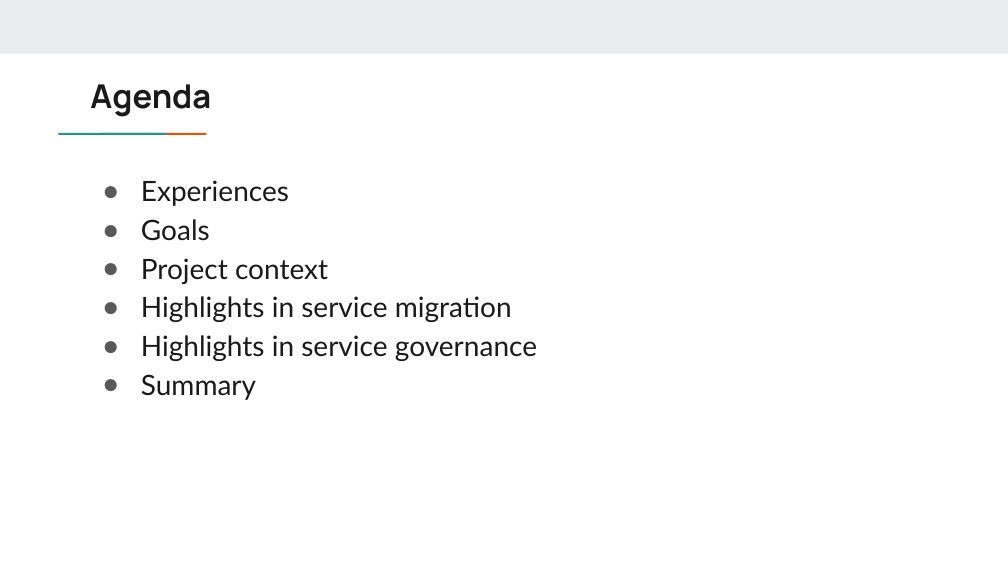
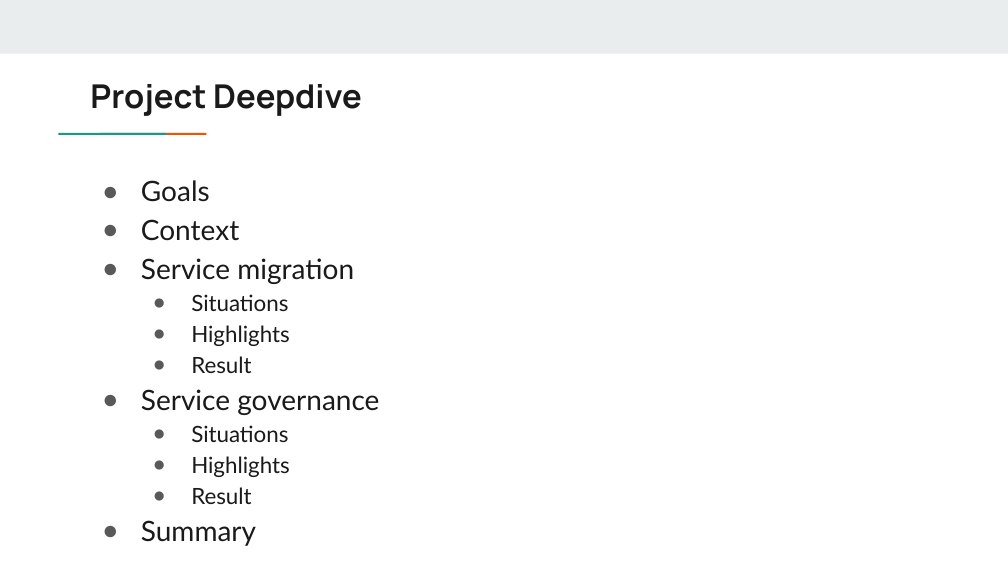
Before and after one commit to DreamOfTheRedChamber/my-resume, a slide deck: slide 3 of ExperiencesTalks/AuthzServiceMigration.pptx (slide 2 before the commit). Drawn at 1008x567 pixels with LibreOffice and Linux fonts; fonts in the diff are those of the drawing. Boxes give left, top, right and bottom in pixels: in the first picture for what was removed or moved away, otherwise in the second. Text is boxed around its words. In the diff, an @@ line names an element or a change of style, - is before the commit and + after.

```diff
--- a/ExperiencesTalks/AuthzServiceMigration.pptx
+++ b/ExperiencesTalks/AuthzServiceMigration.pptx
@@ title at [90,84,362,116]: text changed @@
-Agenda
+Project Deepdive
@@ text at [141,180,289,206]: paragraph removed @@
-● Experiences
@@ text at [141,219,379,504]: text changed; size 20 to 16 pt @@
-● Project context
-● Highlights in service migration
-● Highlights in service governance
+● Context
+● Service migration
+  ● Situations
+  ● Highlights
+  ● Result
+● Service governance
+  ● Situations
+  ● Highlights
+  ● Result
```
Also in this commit, not shown: 10 other slides changed, 10 slides added, 9 slides removed.
